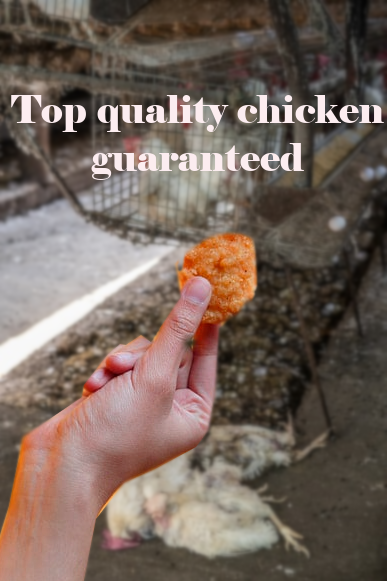
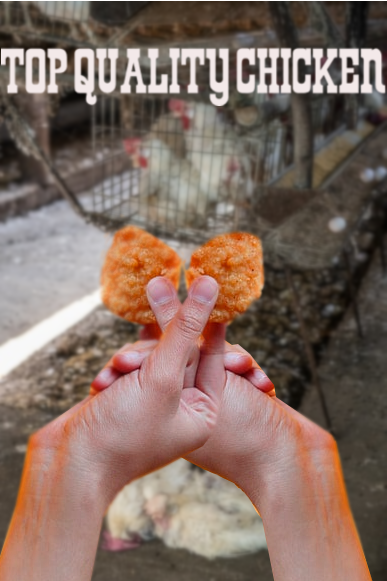
Layers edited between the first and the second 387 x 581 image:
added layer "TOP QUALITY CHICKEN.png" above "resized visual text.png" over left=1, top=47, right=387, bottom=106
painted on "Top quality chicken ..." over left=11, top=95, right=384, bottom=180
painted on "chicken.png" over left=0, top=227, right=267, bottom=581
added layer "flipped_chicken.xcf" above "factory farming.jfif" over left=97, top=213, right=373, bottom=581
painted on "factory farming.jfif" over left=0, top=0, right=387, bottom=581
